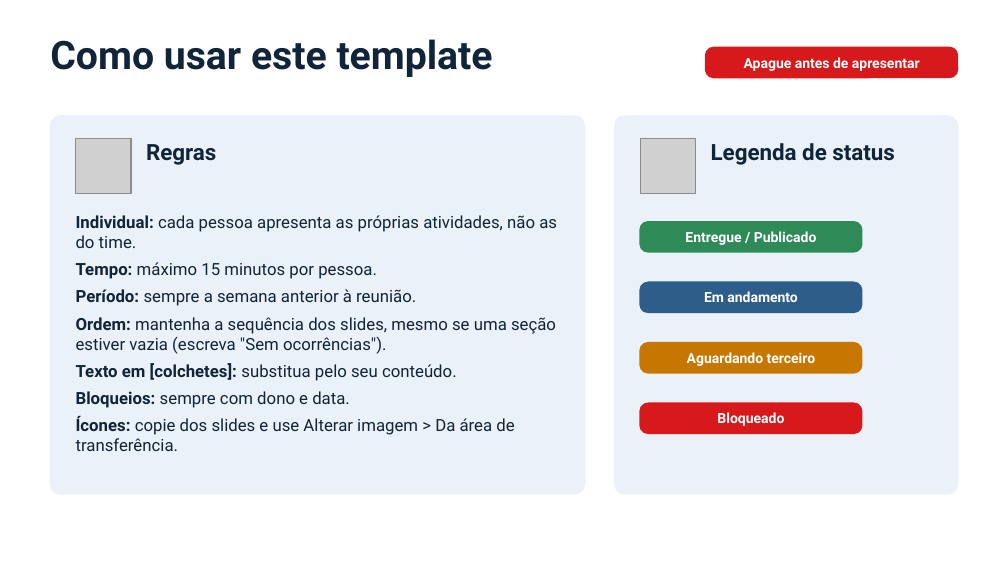
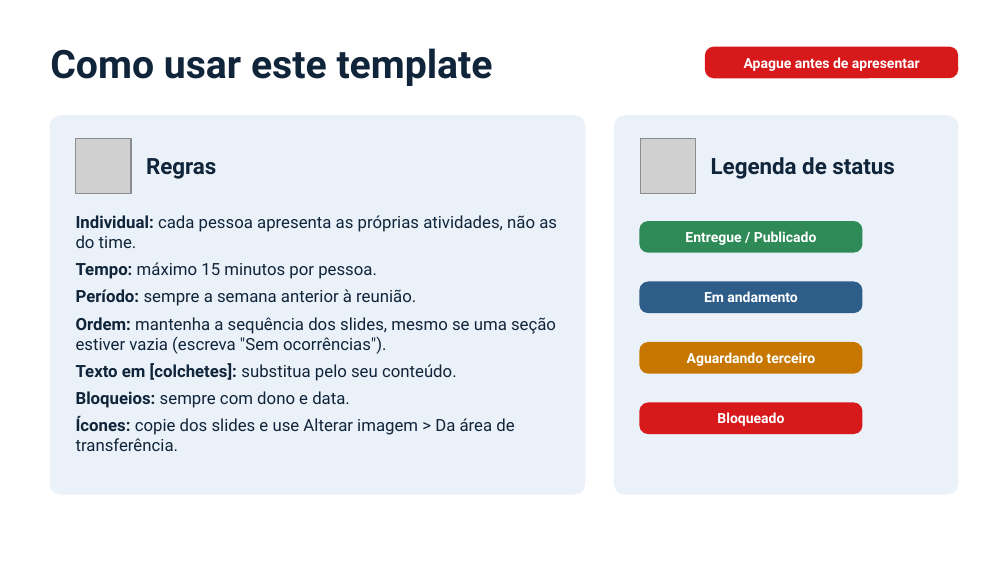
Before and after one commit to dtdias/status-board, a slide deck: slide 1 of design/template-variations/navy-corporate.pptx. Drawn at 1008x567 pixels with LibreOffice and Linux fonts; fonts in the diff are those of the drawing; grey boxes stand for pictures. Boxes give left, top, right and bottom in pixels: in the first picture for what was removed or moved away, otherwise in the second. Text is boxed around its words. In the diff, an @@ line names an element or a change of style, - is before the commit and + after.

Commit message:
fix(design): regenerate template variations by patching XML so numbers stay aligned
DeckCraft format.color changed the text anchor of recoloured text, pushing the numbers in the 'Demandas novas' circles (and step titles) off-centre. Variations are now built by patching srgbClr values, fonts and icon PNGs in the base package; layout XML is verified identical to the base. Terracotta uses Cambria instead of Georgia to avoid old-style figures dropping below the baseline. Adds the build and contact-sheet scripts.

```diff
--- a/design/template-variations/navy-corporate.pptx
+++ b/design/template-variations/navy-corporate.pptx
@@ text "Como usar este template": place and size @@
-text "Como usar este template" at bbox=[50, 39, 493, 77]
+text "Como usar este template" at bbox=[50, 48, 493, 86]
@@ text "Regras": place and size @@
-text "Regras" at bbox=[146, 144, 216, 165]
+text "Regras" at bbox=[146, 158, 216, 179]
@@ text "Legenda de status": place and size @@
-text "Legenda de status" at bbox=[711, 143, 895, 165]
+text "Legenda de status" at bbox=[711, 157, 895, 179]
```
Also in this commit, not shown: 9 other slides changed, 11 other files.
